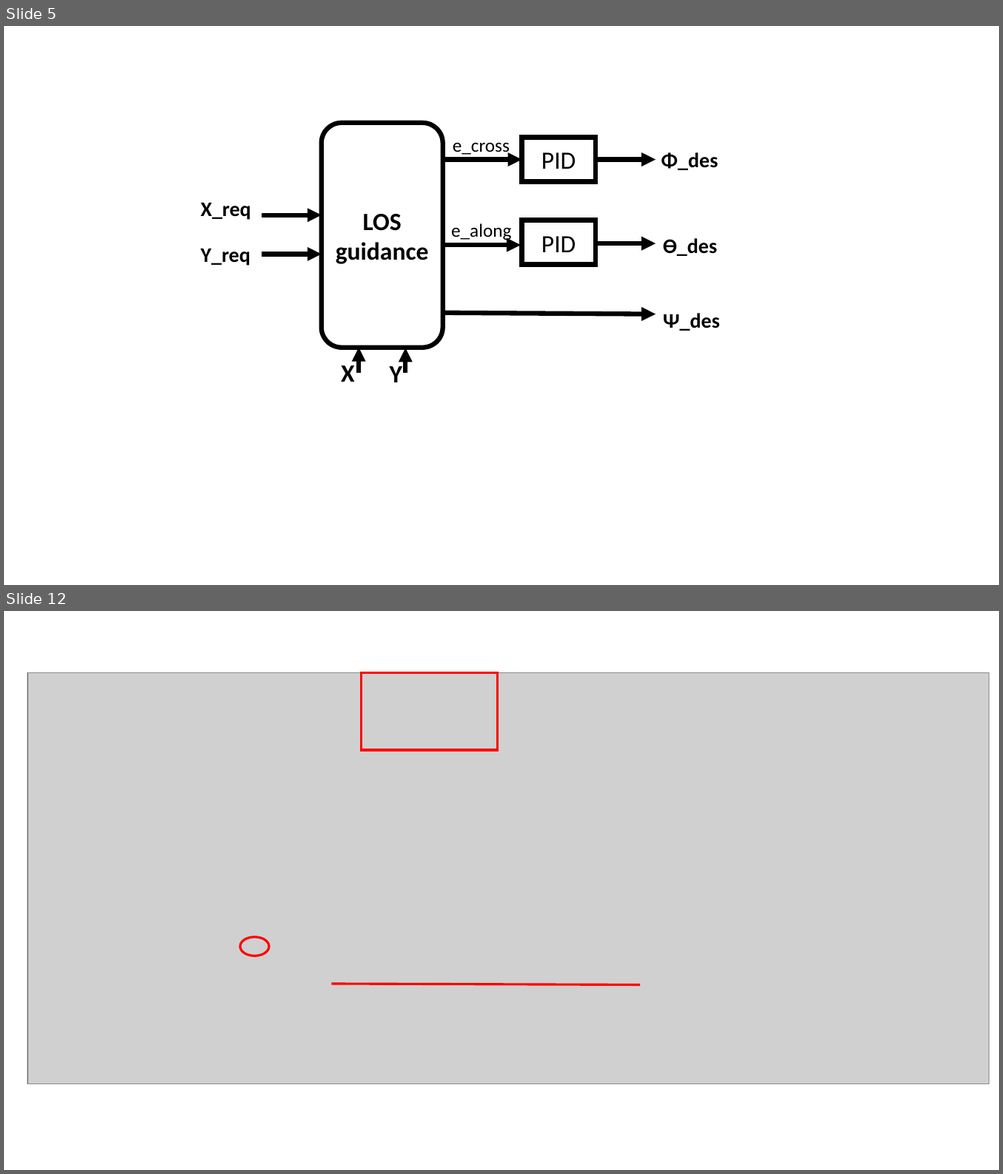
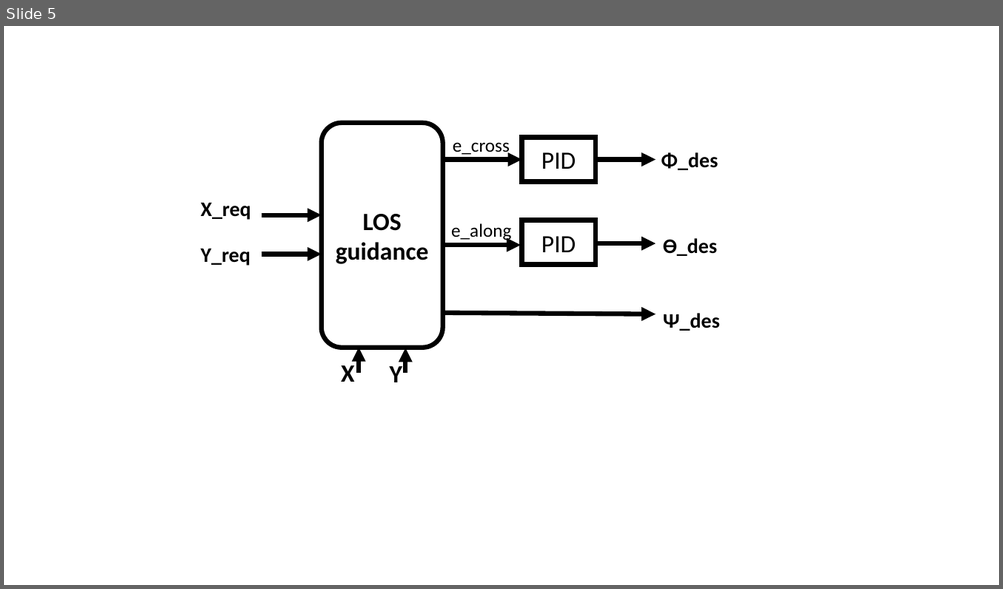
Before and after one commit to mohamedkhattab2019/graduation-project, a slide deck: documentation/Presentation1.pptx. Shown one above the other, each under a label of ours: slides 5 and 12 before the commit, slide 5 after it; the slides between them are not shown. The pictures are 1003x1174 and 1003x589 pixels, drawn with LibreOffice and Linux fonts; fonts in the diff are those of the drawing; grey boxes stand for pictures. Boxes give left, top, right and bottom in pixels: in the first picture for what was removed or moved away, otherwise in the second. Text is boxed around its words. In the diff, an @@ line names an element or a change of style, - is before the commit and + after.

```diff
--- a/documentation/Presentation1.pptx
+++ b/documentation/Presentation1.pptx
@@ slide 12 removed at box(4, 611, 999, 1170), background #FFFFFF @@
@@ picture removed at box(28, 673, 989, 1085) @@
@@ rectangle removed at box(361, 673, 497, 751) @@
@@ ellipse removed at box(240, 937, 269, 956) @@
@@ line removed from (332, 984) to (640, 985) @@
```
Also in this commit, not shown: 1 slide changed, 5 slides added, 10 other slides removed, 13 other files.
